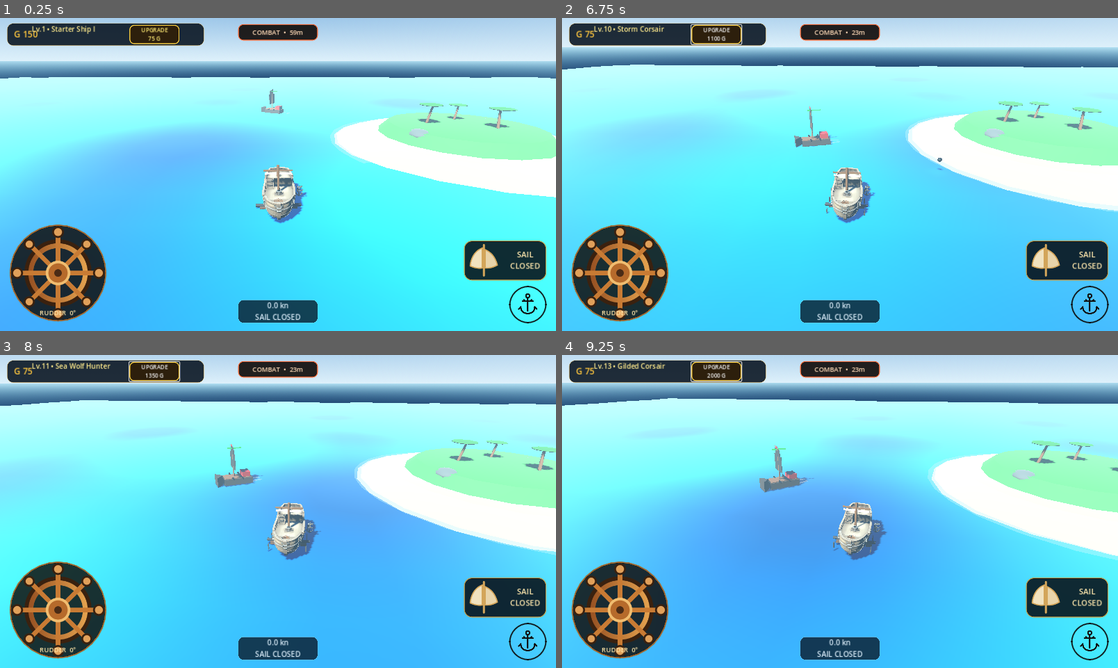
Above: before the commit, frames 1-4 (two rows, left to right).
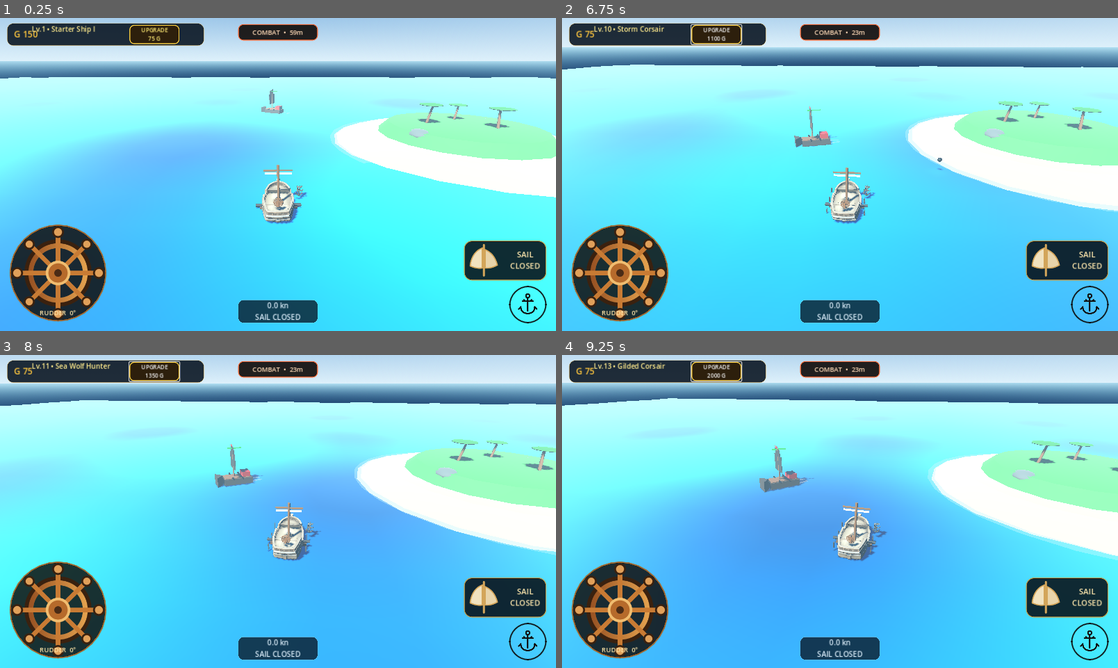
Above: after the commit, the same moments.

Repository: za99405com-ui/Pirate-Seasonline
Game: Godot game, scene res://scenes/world/world.tscn
The game is run twice, just before and just after one commit, with the same random seed, the same clock (stepped at 60 frames per second) and the same inputs.
Inputs:
- Up to frame 1 (0.25 s): no input
- Up to frame 2 (6.75 s): click "UPGRADE 75 G" at 0.5 s; click "UPGRADE 120 G" at 1.25 s; click "UPGRADE 180 G" at 2 s; click "UPGRADE 250 G" at 2.75 s; click "UPGRADE 340 G" at 3.5 s; click "UPGRADE 450 G" at 4.25 s; click "UPGRADE 580 G" at 5 s; click "UPGRADE 720 G" at 5.75 s; click "UPGRADE 900 G" at 6.5 s
- Up to frame 3 (8 s): click "UPGRADE 1100 G" at 7.25 s
- Up to frame 4 (9.25 s): click "UPGRADE 1350 G" at 8 s; click "UPGRADE 1650 G" at 8.75 s

The runs differ from the first frame. In frame 1, 0.8% of the frame differs, in the area x 47-55%, y 47-66%; in frame 2, 0.8%; in frame 3, 0.8%; in frame 4, 0.9%, in the area x 49-58%, y 47-66%.

Commit message:
Align uploaded hull bow toward -Z, float at sea level and stand helm wheel upright

Diff:
--- a/godot_game/scripts/player/modular_ship_visuals.gd
+++ b/godot_game/scripts/player/modular_ship_visuals.gd
@@ -70,8 +70,9 @@
 	if first_mesh:
 		var extents: Vector3 = first_mesh.get_aabb().size
 		if extents.x > extents.z:
-			asset.rotation.y = PI * 0.5
+			asset.rotation.y = -PI * 0.5
 		asset.scale = Vector3.ONE * (8.6 / maxf(maxf(extents.x, extents.z), 0.01))
+		asset.position.y = -1.45
 		# Set the editable pivot once, then keep it fixed across levels.
 	return true
 
@@ -126,6 +127,7 @@
 	var ring := MeshInstance3D.new()
 	ring.mesh = torus
 	ring.material_override = wood
+	ring.rotation.x = PI * 0.5
 	_helm.add_child(ring)
 	for i in range(8):
 		var spoke := _box(_helm, Vector3(0.065, 0.92, 0.075), Vector3.ZERO, wood)
